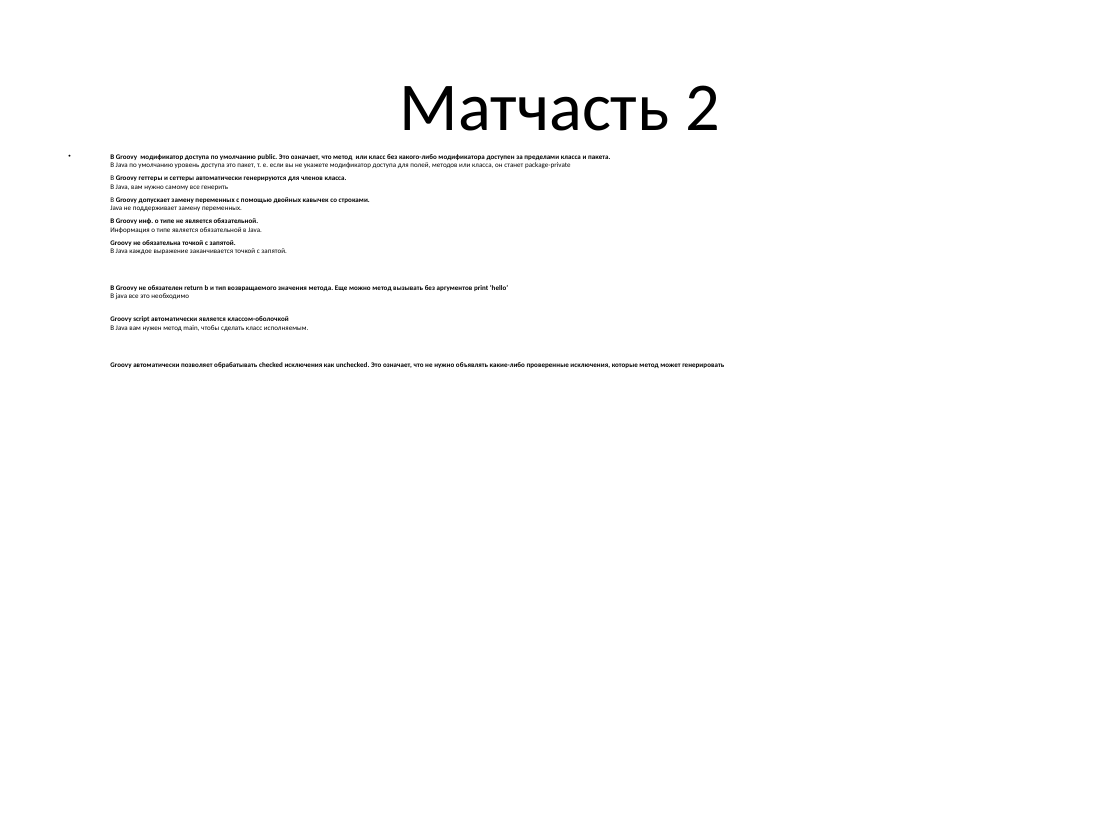
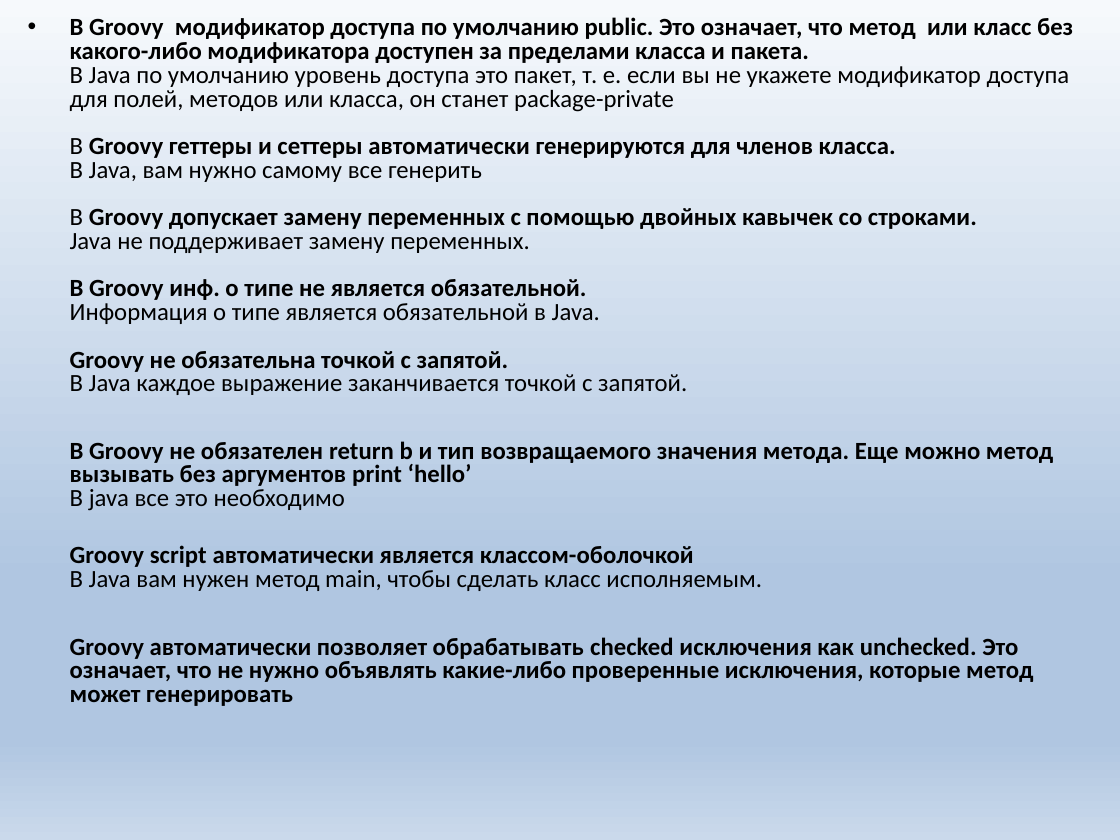
Before and after one commit to KZaharow/groovy, a slide deck: slide 4 of lets groovy.pptx. Drawn at 1120x840 pixels with LibreOffice and Linux fonts; fonts in the diff are those of the drawing; background and template pictures are left out. Boxes give left, top, right and bottom in pixels: in the first picture for what was removed or moved away, otherwise in the second. Text is boxed around its words. In the diff, an @@ line names an element or a change of style, - is before the commit and + after.

Commit message:
presentation 3

```diff
--- a/lets groovy.pptx
+++ b/lets groovy.pptx
@@ background picture (left out) to gradient #F6F9FC to #B0C6E1 to #CAD9EB @@
@@ text "В Groovy модификатор доступа по ...": place and size @@
-text "В Groovy модификатор доступа по ..." at [110, 152, 724, 368]
+text "В Groovy модификатор доступа по ..." at [70, 17, 1073, 706]
@@ text "В Groovy модификатор доступа по ..." at [70, 17, 1073, 706]: size 4.5 to 15.9 pt; line spacing 1 to 0.8 @@
@@ text removed at [400, 85, 720, 131] @@
-Матчасть 2
```
Also in this commit, not shown: 14 other slides changed, 2 slides added, 1 other file.
